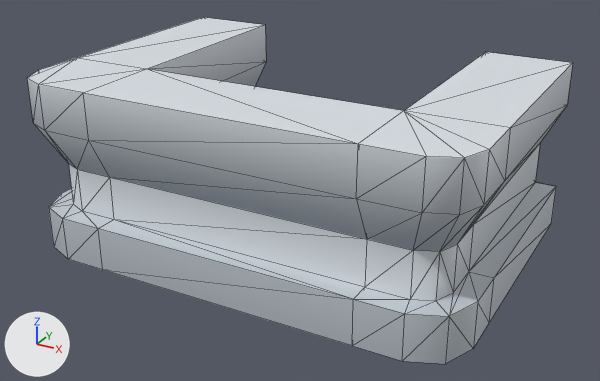
A saved change to the glTF model client/public/assets/kenney-station/balcony-rail.glb.
Camera for both pictures: a 50 mm lens placed at (0.843, -1.537, 0.885), pointed at (0.013, -0.028, 0.131). The axes (+X, +Y, +Z) are drawn at lower left. The lights are the same throughout. The older version comes first. Mesh edges are drawn as thin lines. Where no turn or scale is listed for an object, it has been applied to the vertices. Vertices at exactly the same position are counted once.

In view in the first picture: 'balcony-rail'.
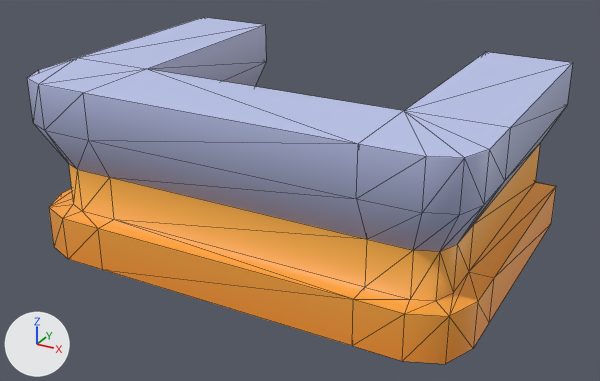
What changed in the scene script:
```text
Change me_balcony_rail:
    where me_balcony_rail.from_pydata(...)  # 104 vertices, 214 faces; spans x -0.5..0.5, y -0.35..0.35, z -0.2..0.2
    used by ob_balcony_rail; location = (0.0, 0.0, 0.2)
    me_balcony_rail part 1: 96 faces centred in x -0.5..0.5, y -0.35..0.183, z -0.167..-0.033 are repainted in the vertex colours; the middle colour goes from light grey #c5ccd3 to orange #ffa940
    me_balcony_rail part 2: 50 faces centred in x -0.5..0.5, y -0.35..0.183, z -0.2..0.2 are repainted in the vertex colours; the middle colour goes from white #dde3e9 to blue #bfc8f0
    me_balcony_rail part 3: 32 faces centred in x -0.483..0.483, y -0.333..0.183, z 0.033..0.067 are repainted in the vertex colours; the middle colour goes from grey #9ca6b1 to greyish blue #9ea5c6
```

Pixel boxes [x1, y1, x2, y2] of what changed, in the pictures (600 x 381 px):
part 1 of me_balcony_rail, recoloured (light grey to orange)
    both: [49, 144, 556, 364]
part 2 of me_balcony_rail, recoloured (white to blue)
    both: [27, 17, 573, 211]
part 3 of me_balcony_rail, recoloured
    both: [44, 79, 540, 252]
